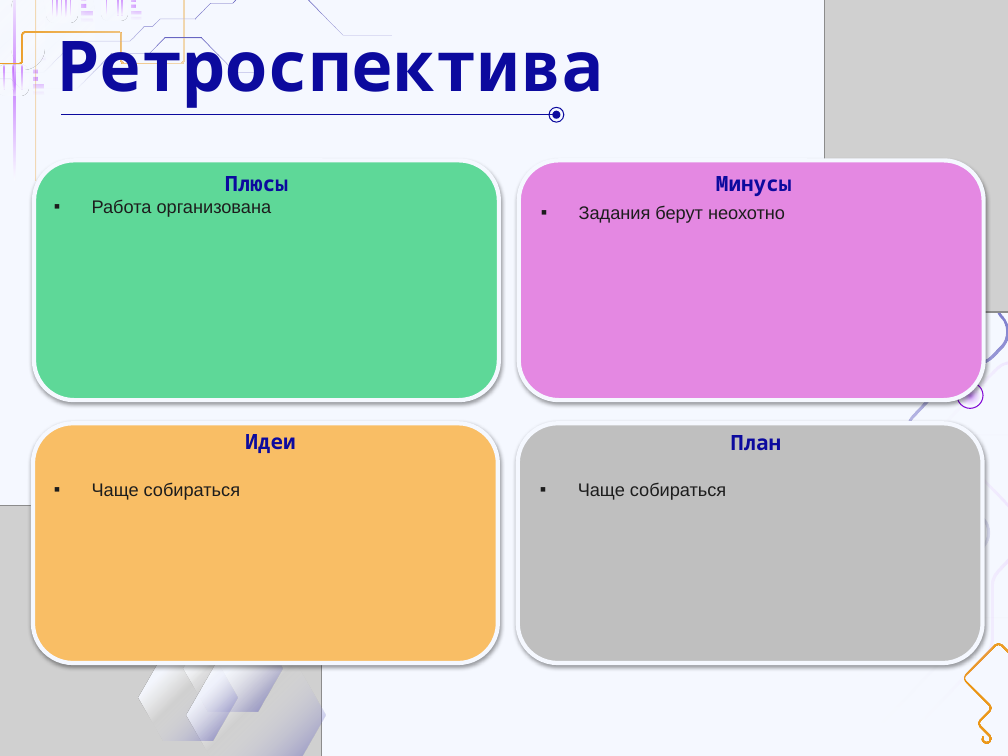
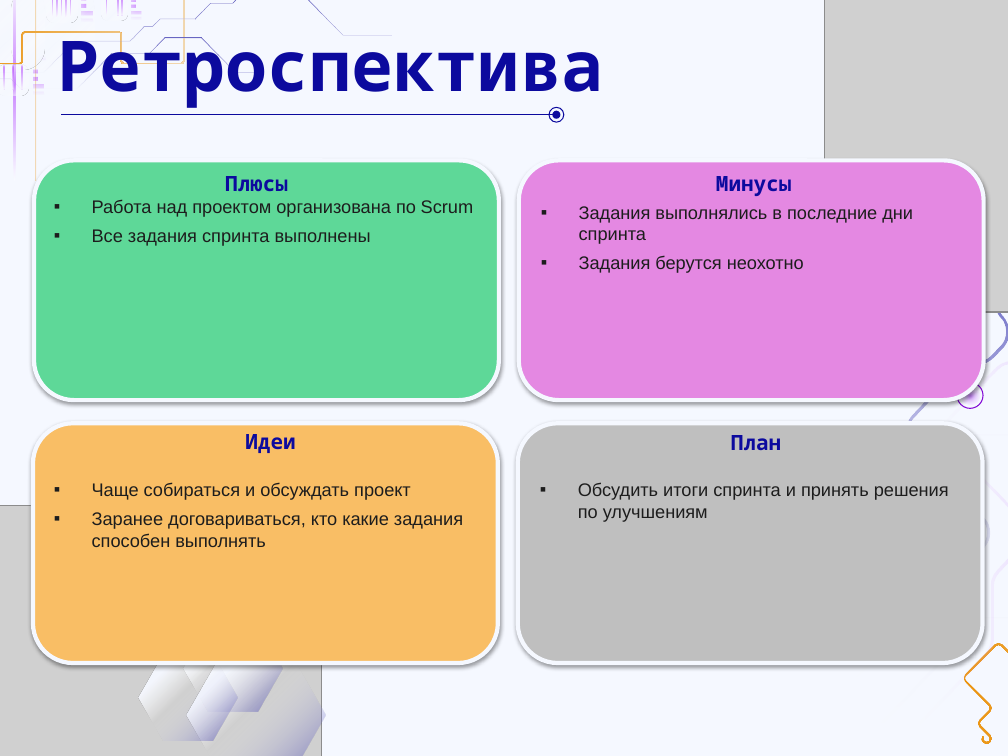
Before and after one commit to DaL1ner/virtual_queue_management_system, a slide deck: slide 9 of reports/presentation/sprint-01.pptx. Drawn at 1008x756 pixels with LibreOffice and Linux fonts; fonts in the diff are those of the drawing; grey boxes stand for pictures. Boxes give left, top, right and bottom in pixels: in the first picture for what was removed or moved away, otherwise in the second. Text is boxed around its words. In the diff, an @@ line names an element or a change of style, - is before the commit and + after.

Commit message:
Выбор стека и исправления - Подправлена презентация 1 спринта - Добавлено исследование по выбору стека технологий для проекта

```diff
--- a/reports/presentation/sprint-01.pptx
+++ b/reports/presentation/sprint-01.pptx
@@ text at box(92, 199, 473, 246): text changed @@
-▪ Работа организована
+▪ Работа над проектом организована по Scrum
+▪ Все задания спринта выполнены
@@ text at box(579, 206, 913, 273): text changed @@
-▪ Задания берут неохотно
+▪ Задания выполнялись в последние дни спринта
+▪ Задания берутся неохотно
@@ text at box(92, 482, 463, 547): text changed @@
-▪ Чаще собираться
+▪ Чаще собираться и обсуждать проект
+▪ Заранее договариваться, кто какие задания способен выполнять
@@ text at box(578, 482, 949, 522): text changed @@
-▪ Чаще собираться
+▪ Обсудить итоги спринта и принять решения по улучшениям
```
Also in this commit, not shown: 2 other slides changed, 2 other files.
